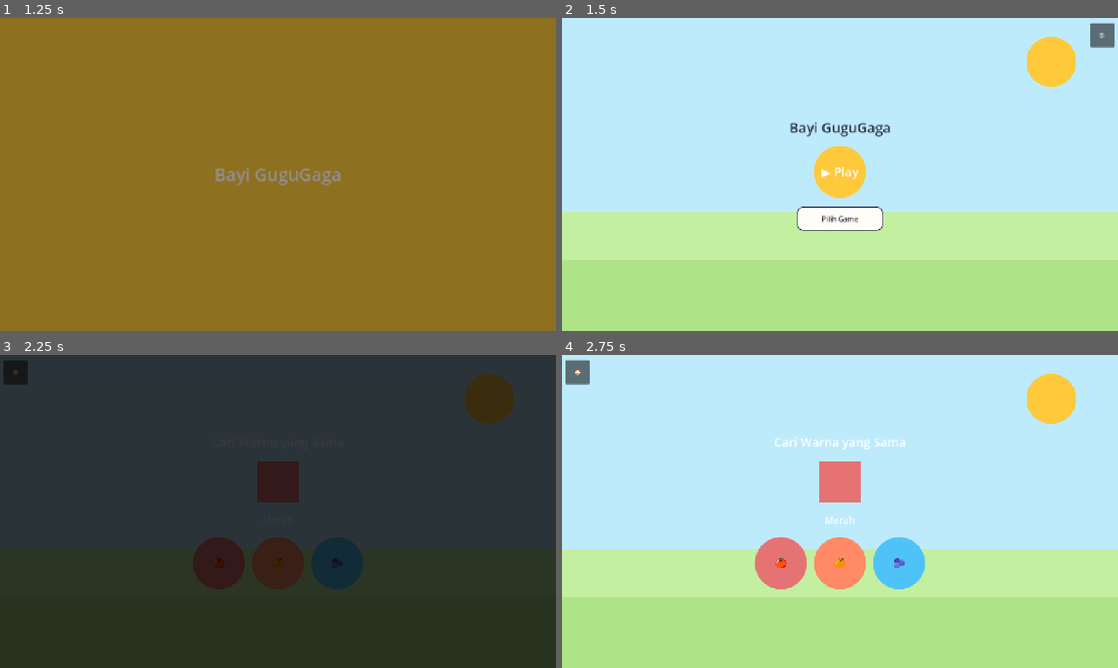
Above: before the commit, frames 1-4 (two rows, left to right).
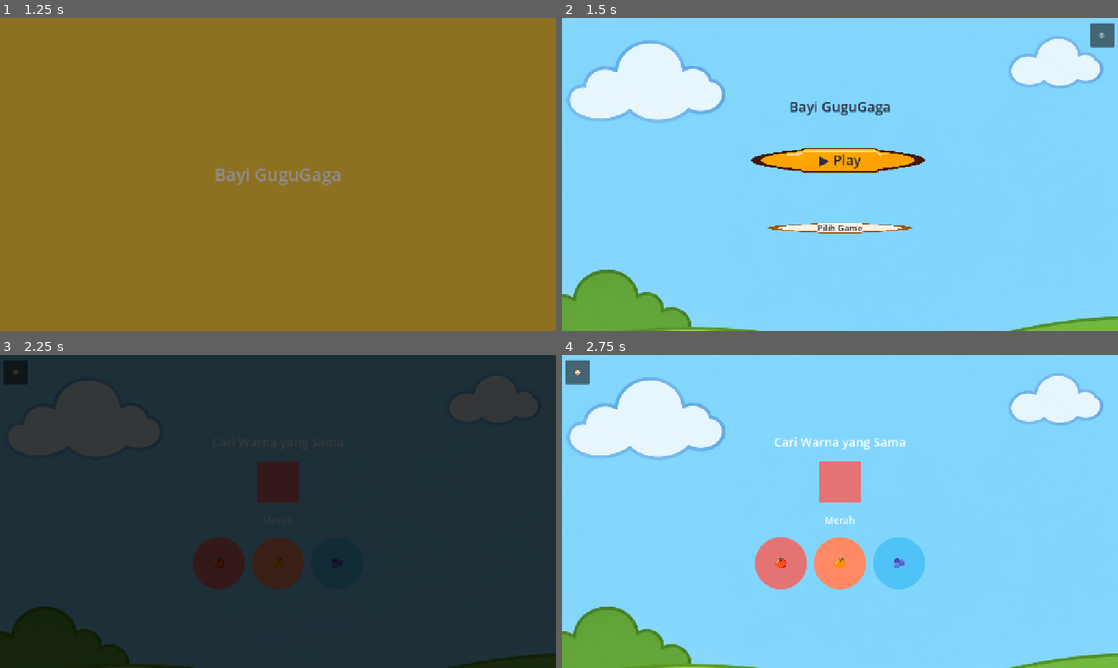
Above: after the commit, the same moments.

Repository: ptnusavisionmedia/game-balita
Game: Godot game, scene res://scenes/Splash.tscn
The game is run twice, just before and just after one commit, with the same random seed, the same clock (stepped at 60 frames per second) and the same inputs.
Inputs:
- Up to frame 1 (1.25 s): tap Enter at 0.5 s
- Up to frame 2 (1.5 s): no input
- Up to frame 3 (2.25 s): click "▶ Play" at 2 s
- Up to frame 4 (2.75 s): no input

Frame 1 is identical in both runs. In frame 2, 99% of the frame differs, in the area x 0-100%, y 0-100%; in frame 3, 20%; in frame 4, 95%.

Commit message:
feat: pasang ilustrasi asli Home (background + tombol Play/Pilih Game)
User generate 3 gambar via ChatGPT (background langit+rumput, tombol
primer kuning, tombol sekunder krem) pakai prompt dari
docs/STYLE_GUIDE_ILUSTRASI.md 5.7b. Ditaruh di core/assets/images/
(aset asli pertama di app ini).

GameBackground diganti dari _draw() code-drawn jadi TextureRect
(STRETCH_KEEP_ASPECT_COVERED, tidak pernah distorsi lintas rasio
device). Home play/choose button diganti dari BigRoundButton/StyleBoxFlat
jadi Button+StyleBoxTexture 9-slice — teks tetap dirender Godot,
gambar tetap reusable buat teks/ukuran apa pun.

Margin 9-slice tombol masih perkiraan (belum dites visual) - dicatat
di komentar kode cara nyetelnya kalau ujung kapsul kelihatan gepeng.
Headless-verified 10 scene.

Co-Authored-By: Claude Sonnet 5 <noreply@anthropic.com>

Diff:
--- a/core/scripts/game_background.gd
+++ b/core/scripts/game_background.gd
@@ -1,33 +1,32 @@
 extends Control
 class_name GameBackground
-## Background "langit + rumput" 2-nada + matahari — dipakai di Home dan
-## semua `feature_*`, gantikan latar polos/kosong yang sebelumnya cuma
-## warna default kosong di sebagian besar mini-game (salah satu alasan
-## "game kurang menarik" yang dilaporkan user 2026-11-21).
+## Background Home + semua `feature_*`.
 ##
-## Terinspirasi riset kompetitor (lihat
-## obsidian-vault/Referensi-LucasAndFriends.md): warna sejuk pastel buat
-## latar/dekorasi, warna hangat jenuh (`AppColors.SUNSHINE`/aksen modul)
-## buat elemen interaktif — anak bisa bedain "ini bisa ditekan" dari
-## kehangatan warnanya tanpa perlu baca. Murni gambar vektor lewat
-## `_draw()` (pola sama `ModuleIcon`), tidak perlu ilustrasi baru.
+## Update 2026-11-22: diganti dari versi code-drawn (langit+rumput+
+## matahari lewat `_draw()`) jadi **ilustrasi asli** — digenerate user
+## sendiri lewat ChatGPT, pakai prompt dari
+## `docs/STYLE_GUIDE_ILUSTRASI.md` bagian 5.7b, ditaruh di
+## `core/assets/images/home_background.png`. Lihat Decisions Log.
+##
+## `STRETCH_KEEP_ASPECT_COVERED` + `clip_contents` — gambar sumber (16:9)
+## nyaris sama rasio dengan base desain 1280x720, tapi device nyata bisa
+## beda rasio (HP vs tablet) — mode ini jamin TIDAK PERNAH distorsi
+## (gambar diperbesar proporsional lalu dipotong tepinya kalau perlu),
+## bukan di-stretch paksa jadi gepeng/melar.
+
+const BACKGROUND_TEXTURE := preload("res://core/assets/images/home_background.png")
+
 
 func _ready() -> void:
 	anchor_right = 1.0
 	anchor_bottom = 1.0
 	mouse_filter = Control.MOUSE_FILTER_IGNORE
-	resized.connect(queue_redraw)
+	clip_contents = true
 
-
-func _draw() -> void:
-	var s := size
-	if s.x <= 0 or s.y <= 0:
-		return
-
-	var sky_height := s.y * 0.62
-	draw_rect(Rect2(Vector2.ZERO, Vector2(s.x, sky_height)), AppColors.SKY)
-	draw_rect(Rect2(Vector2(0, sky_height), Vector2(s.x, s.y - sky_height)), AppColors.GRASS)
-	draw_rect(Rect2(Vector2(0, sky_height + (s.y - sky_height) * 0.4), Vector2(s.x, (s.y - sky_height) * 0.6)), AppColors.GRASS_DARK)
-
-	# Matahari sederhana, pojok kanan atas — dekorasi, bukan interaktif.
-	draw_circle(Vector2(s.x * 0.88, s.y * 0.14), s.x * 0.045, AppColors.SUNSHINE)
+	var texture_rect := TextureRect.new()
+	texture_rect.texture = BACKGROUND_TEXTURE
+	texture_rect.anchor_right = 1.0
+	texture_rect.anchor_bottom = 1.0
+	texture_rect.stretch_mode = TextureRect.STRETCH_KEEP_ASPECT_COVERED
+	texture_rect.mouse_filter = Control.MOUSE_FILTER_IGNORE
+	add_child(texture_rect)
--- a/scenes/home.gd
+++ b/scenes/home.gd
@@ -30,22 +30,33 @@
 	vbox.add_child(title)
 
 	# size_flags_horizontal = SHRINK_CENTER — tanpa ini, VBoxContainer
-	# men-stretch tiap child ke lebar penuh layar, jadi "▶ Play" (yang
-	# harusnya bulat) melar jadi pil selebar layar (dilaporkan user
+	# men-stretch tiap child ke lebar penuh layar (dilaporkan user
 	# 2026-11-21, baru kelihatan jelas setelah GameBackground dipasang).
-	var play_button := BigRoundButton.new()
-	play_button.accent_color = AppColors.SUNSHINE
-	play_button.custom_minimum_size = Vector2(180, 180)
+	#
+	# Update 2026-11-22: "▶ Play"/"Pilih Game" sekarang pakai ilustrasi
+	# asli (`button_primary.png`/`button_secondary.png`, digenerate user
+	# lewat ChatGPT) lewat `StyleBoxTexture` — bukan `BigRoundButton`
+	# warna solid lagi. `texture_margin_*` = teknik 9-slice Godot: cuma
+	# bagian tengah yang lurus di-stretch, ujung bulatnya tetap utuh
+	# berapa pun lebar tombolnya (lihat docs/STYLE_GUIDE_ILUSTRASI.md 5.7b
+	# soal kenapa gambar sengaja dibuat kosong tanpa teks ter-bake).
+	var play_button := Button.new()
+	play_button.custom_minimum_size = Vector2(480, 160)
 	play_button.size_flags_horizontal = Control.SIZE_SHRINK_CENTER
 	play_button.text = "▶ Play"
+	play_button.add_theme_font_size_override("font_size", 32)
+	play_button.add_theme_color_override("font_color", AppColors.INK)
+	_apply_texture_button_style(play_button, "res://core/assets/images/button_primary.png")
 	play_button.pressed.connect(_on_play_pressed)
 	vbox.add_child(play_button)
 
 	var choose_button := Button.new()
 	choose_button.text = "Pilih Game"
-	choose_button.custom_minimum_size = Vector2(200, 56)
+	choose_button.custom_minimum_size = Vector2(340, 113)
 	choose_button.size_flags_horizontal = Control.SIZE_SHRINK_CENTER
-	_style_secondary_button(choose_button)
+	choose_button.add_theme_font_size_override("font_size", 20)
+	choose_button.add_theme_color_override("font_color", AppColors.INK)
+	_apply_texture_button_style(choose_button, "res://core/assets/images/button_secondary.png")
 	choose_button.pressed.connect(_on_toggle_grid)
 	vbox.add_child(choose_button)
 
@@ -73,19 +84,29 @@
 	add_child(settings_button)
 
 
-## Tombol sekunder bergaya "outline" — bukan warna solid seperti
-## BigRoundButton/tile, supaya jelas ini aksi kedua (bukan aksi utama
-## "▶ Play"). Sebelumnya pakai tema default Godot (abu-abu gelap polos,
-## tidak kelihatan jelas di atas GameBackground).
-func _style_secondary_button(button: Button) -> void:
-	var style := StyleBoxFlat.new()
-	style.bg_color = AppColors.CREAM
-	style.border_color = AppColors.INK
-	style.set_border_width_all(2)
-	style.set_corner_radius_all(16)
+## Pasang gambar pil (`button_primary.png`/`button_secondary.png`) jadi
+## background tombol via `StyleBoxTexture` — teksnya tetap dirender
+## Godot (`Button.text`) di atasnya, BUKAN ter-bake di gambar, supaya 1
+## gambar bisa dipakai ulang untuk teks apa pun & ukuran berapa pun
+## (lihat docs/STYLE_GUIDE_ILUSTRASI.md 5.7b).
+func _apply_texture_button_style(button: Button, texture_path: String) -> void:
+	var style := StyleBoxTexture.new()
+	style.texture = load(texture_path)
+	# Gambar sumber 2172x724 (rasio 3:1). `texture_margin_*` dalam piksel
+	# TEKSTUR ASLI (bukan ukuran tombol di layar) — kalau diset sebesar
+	# radius ujung kapsul yang sesungguhnya (~362px), 2x margin itu lebih
+	# lebar dari tombol kita sendiri (480px) dan malah bikin error/
+	# overlap. Dipilih angka lebih kecil yang aman (tidak melebihi
+	# separuh lebar tombol) — ujung kapsul MUNGKIN sedikit kurang bulat
+	# sempurna dibanding aslinya, ini trade-off yang disengaja. Kalau
+	# kelihatan kepotong/gepeng pas dites, kecilkan lagi angka ini atau
+	# perbesar `custom_minimum_size` tombolnya.
+	style.texture_margin_left = 150
+	style.texture_margin_right = 150
+	style.texture_margin_top = 40
+	style.texture_margin_bottom = 40
 	for state in ["normal", "hover", "pressed", "focus"]:
 		button.add_theme_stylebox_override(state, style)
-	button.add_theme_color_override("font_color", AppColors.INK)
 
 
 func _make_tile(game: Dictionary) -> Button:
Binary file added: core/assets/images/button_primary.png
Not shown, added: core/assets/images/button_primary.png.import
Binary file added: core/assets/images/button_secondary.png
Not shown, added: core/assets/images/button_secondary.png.import
Binary file added: core/assets/images/home_background.png
Not shown, added: core/assets/images/home_background.png.import
Not shown, changed: docs/ASSET_LIST.md
Not shown, changed: docs/TASK_BOARD.md
Not shown, changed: obsidian-vault/Decisions Log.md
